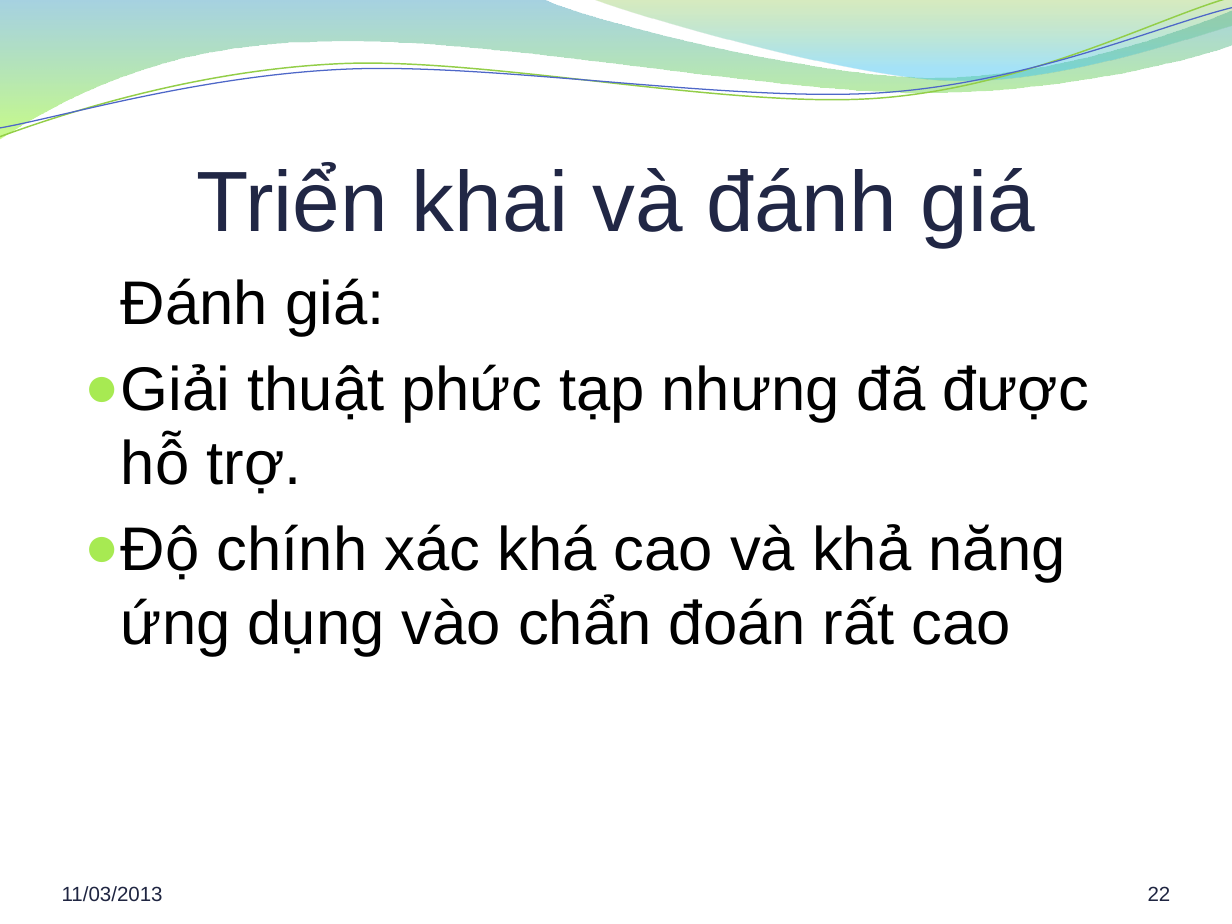
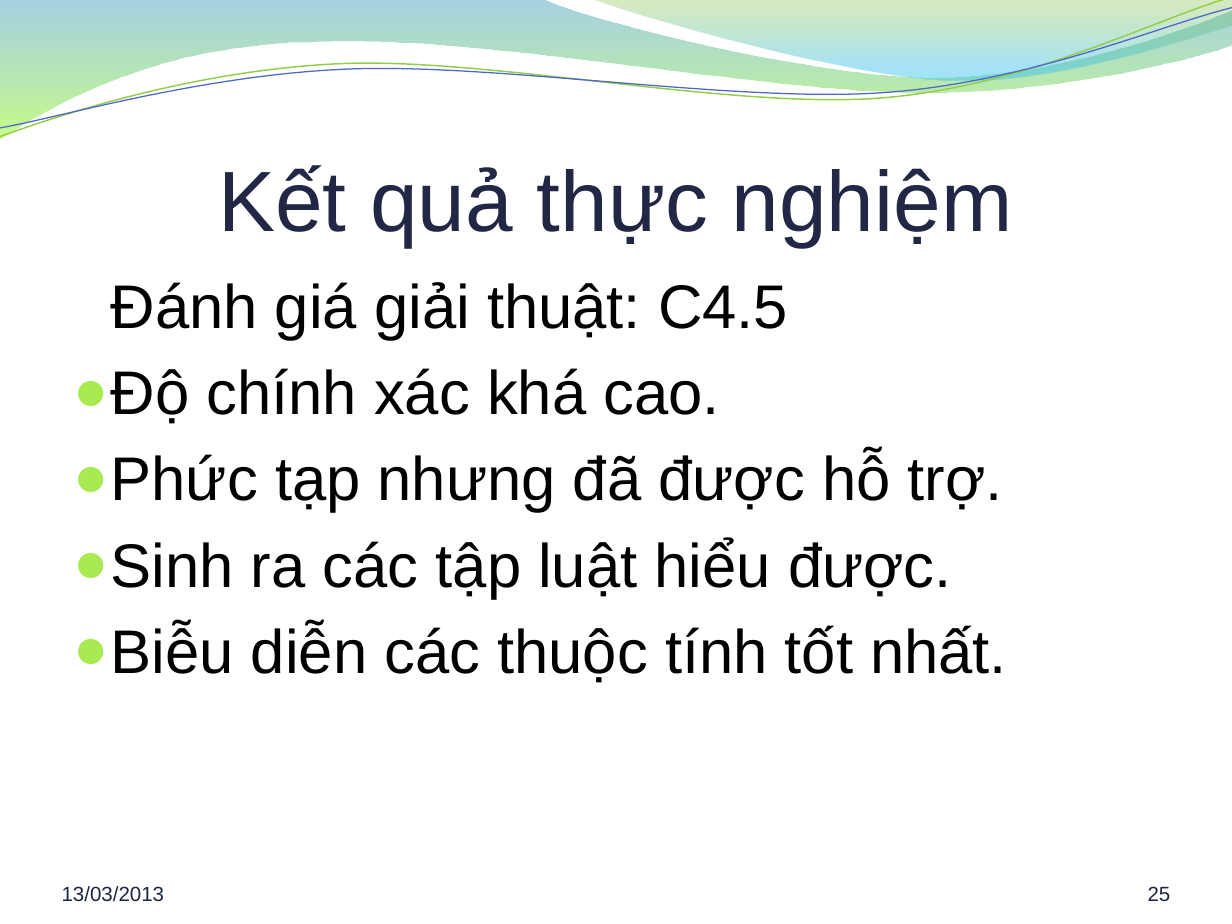
Before and after one commit to hung94it/benhvien, a slide deck: slide 25 of Diabetes/Documents/Report/Bao cao khoa luan.pptx (slide 22 before the commit). Drawn at 1232x924 pixels with LibreOffice and Linux fonts; fonts in the diff are those of the drawing; background and template pictures are left out. Boxes give left, top, right and bottom in pixels: in the first picture for what was removed or moved away, otherwise in the second. Text is boxed around its words. In the diff, an @@ line names an element or a change of style, - is before the commit and + after.

```diff
--- a/Diabetes/Documents/Report/Bao cao khoa luan.pptx
+++ b/Diabetes/Documents/Report/Bao cao khoa luan.pptx
@@ title at bbox=[218, 165, 1013, 246]: text changed @@
-Triển khai và đánh giá
+Kết quả thực nghiệm
@@ text at bbox=[111, 282, 1007, 683]: text changed @@
-Đánh giá:
-● Giải thuật phức tạp nhưng đã được hỗ trợ.
-● Độ chính xác khá cao và khả năng ứng dụng vào chẩn đoán rất cao
+Đánh giá giải thuật: C4.5
+● Độ chính xác khá cao.
+● Phức tạp nhưng đã được hỗ trợ.
+● Sinh ra các tập luật hiểu được.
+● Biễu diễn các thuộc tính tốt nhất.
@@ text at bbox=[62, 886, 165, 902]: text changed @@
-11/03/2013
+13/03/2013
@@ page number at bbox=[1148, 886, 1171, 902]: text changed @@
-22
+25
```
Also in this commit, not shown: 25 other slides changed, 6 slides added, 3 slides removed, 1 other file.
